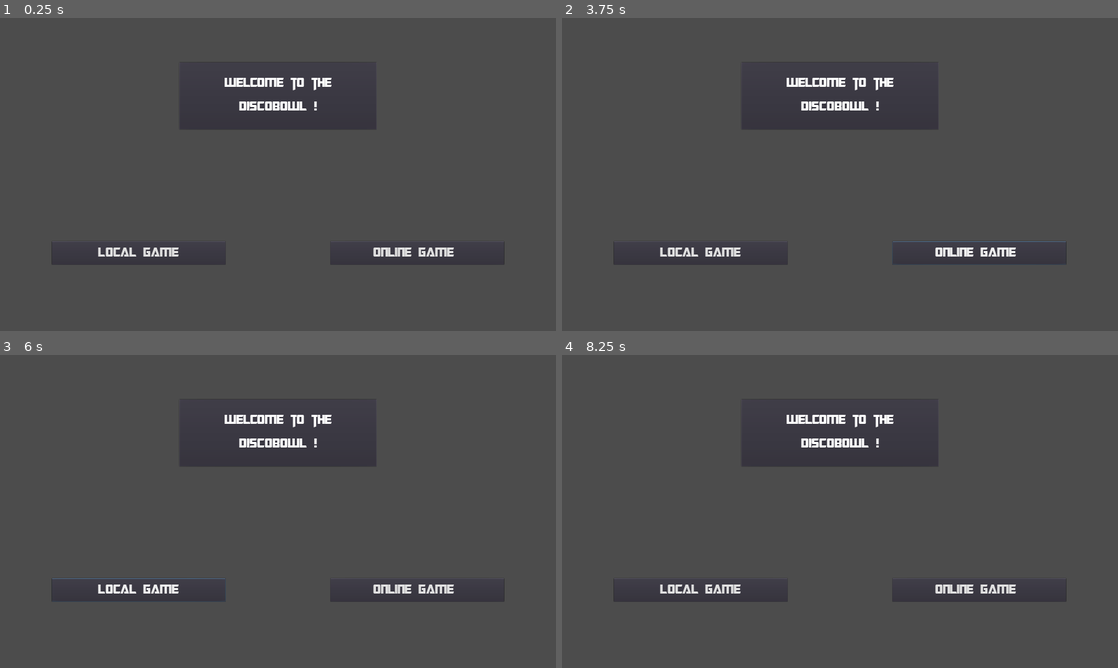
Above: before the commit, frames 1-4 (two rows, left to right).
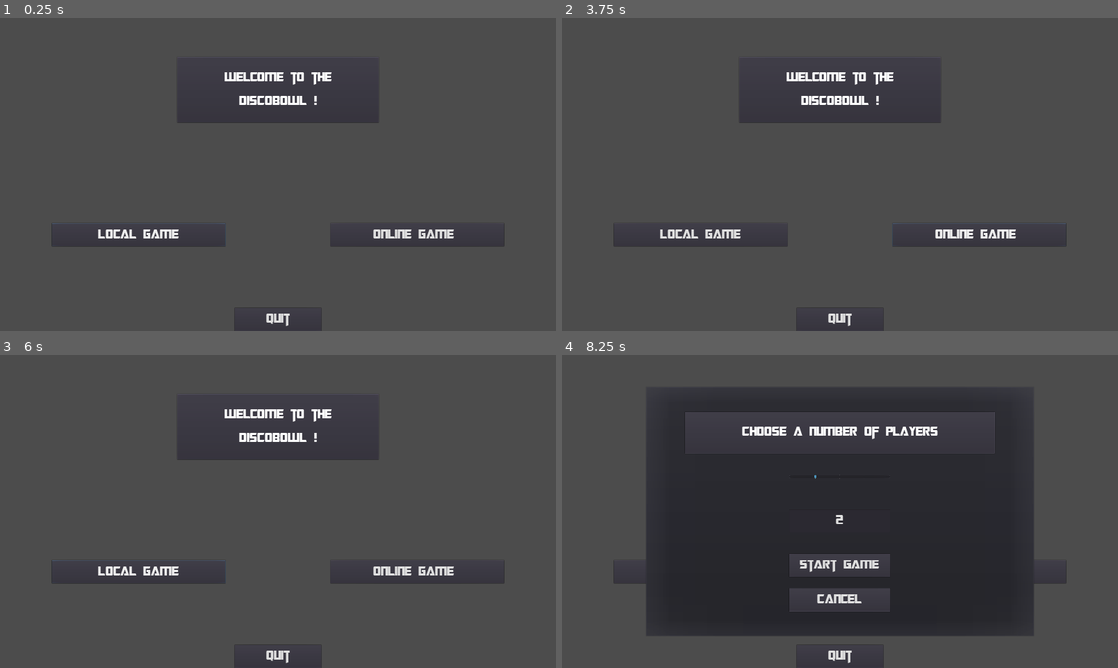
Above: after the commit, the same moments.

Repository: Reituag/DiscoBowl
Game: Godot game, scene res://Sources/UI/Menus/MainMenu.tscn
Same seed, same stepped clock (60 frames per second), same inputs: the game is played once before the commit and once after it.
Inputs (mouse positions are in pixels of both pictures, inside the frame that each line leads up to):
- Up to frame 1 (0.25 s): no input
- Up to frame 2 (3.75 s): click "Local Game" at 0.5 s; click "Start Game" at 1.25 s; click "Start" at 2 s; click "Online Game" at 2.75 s; click "OK" at 3.5 s
- Up to frame 3 (6 s): move the mouse to (400, 495) at 4.27 s; hold Right (ui_right) 4.28-5.03 s; tap Backspace at 4.35 s; click (400, 495) at 4.42 s; move the mouse to (166, 527) at 5.02 s; hold Down 5.03-5.78 s; tap Z at 5.1 s; move the mouse to (333, 442) at 5.77 s; hold Right (ui_right) from 5.78 s (still down); tap Q at 5.85 s
- Up to frame 4 (8.25 s): tap Enter (ui_accept) at 6.5, 6.77, 8 s; move the mouse to (812, 574) at 6.52 s; release Right (ui_right) at 6.53 s; hold Up 6.53-7.25 s; tap Space at 6.6 s; click (812, 574) at 6.67 s; click "Start" at 7.25 s; move the mouse to (1006, 558) at 8.02 s; hold Left (ui_left) from 8.03 s (still down); tap Backspace at 8.1 s

The runs differ from the first frame. In frame 1, 2.5% of the frame differs, in the area x 9-91%, y 17-100%; in frame 2, 2.4%; in frame 3, 2.4%; in frame 4, 40%, in the area x 9-91%, y 11-100%.

Commit message:
Quit button addition on main menu
+ focus management on main menu

Diff:
--- a/Project/Sources/UI/Menus/MainMenu.gd
+++ b/Project/Sources/UI/Menus/MainMenu.gd
@@ -19,6 +19,9 @@
 	nbLocalPlayerSlider.tick_count = Global.max_local_players
 	for i in range(1,Global.max_local_players+1):
 		ok_str += String(i) + "_"
+
+	# Set focus to allow joypad management
+	$VBoxContainer/HBoxContainer/ButtonLocal.grab_focus()
 
 ## Specific methods ##
 func _create_local_game():
@@ -49,6 +52,8 @@
 func _on_LocalStart_pressed():
 	_create_local_game()
 
-
 func _on_ButtonOnline_pressed():
 	onlinePopup.popup()
+
+func _on_QuitButton_pressed():
+	get_tree().quit()
--- a/Project/Sources/UI/Menus/MainMenu.tscn
+++ b/Project/Sources/UI/Menus/MainMenu.tscn
@@ -19,33 +19,26 @@
 }
 
 [node name="PanelContainer" type="PanelContainer" parent="VBoxContainer"]
-margin_left = 616.0
-margin_top = 155.0
-margin_right = 1304.0
-margin_bottom = 383.0
-grow_horizontal = 2
-grow_vertical = 2
-size_flags_horizontal = 6
-size_flags_vertical = 6
-__meta__ = {
-"_edit_use_anchors_": false
-}
-
-[node name="MarginContainer" type="MarginContainer" parent="VBoxContainer/PanelContainer"]
-margin_left = 7.0
-margin_top = 7.0
-margin_right = 681.0
-margin_bottom = 221.0
-custom_constants/margin_right = 150
-custom_constants/margin_top = 50
-custom_constants/margin_left = 150
-custom_constants/margin_bottom = 50
-
-[node name="Label" type="Label" parent="VBoxContainer/PanelContainer/MarginContainer"]
-margin_left = 150.0
-margin_top = 50.0
-margin_right = 524.0
-margin_bottom = 164.0
+margin_left = 610.0
+margin_top = 133.0
+margin_right = 1310.0
+margin_bottom = 363.0
+grow_horizontal = 2
+grow_vertical = 2
+rect_min_size = Vector2( 700, 230 )
+size_flags_horizontal = 6
+size_flags_vertical = 6
+__meta__ = {
+"_edit_use_anchors_": false
+}
+
+[node name="Label" type="Label" parent="VBoxContainer/PanelContainer"]
+margin_left = 160.0
+margin_top = 57.0
+margin_right = 540.0
+margin_bottom = 172.0
+rect_min_size = Vector2( 380, 115 )
+size_flags_horizontal = 4
 theme = ExtResource( 1 )
 text = "Welcome to the
 
@@ -54,9 +47,9 @@
 valign = 1
 
 [node name="HBoxContainer" type="HBoxContainer" parent="VBoxContainer"]
-margin_top = 771.0
+margin_top = 708.0
 margin_right = 1920.0
-margin_bottom = 851.0
+margin_bottom = 788.0
 size_flags_horizontal = 7
 size_flags_vertical = 6
 alignment = 1
@@ -71,6 +64,10 @@
 grow_horizontal = 2
 grow_vertical = 2
 rect_min_size = Vector2( 600, 80 )
+focus_neighbour_right = NodePath("../ButtonOnline")
+focus_neighbour_bottom = NodePath("../../QuitButton")
+focus_next = NodePath("../ButtonOnline")
+focus_previous = NodePath("../../QuitButton")
 size_flags_horizontal = 6
 size_flags_vertical = 6
 theme = ExtResource( 1 )
@@ -86,6 +83,10 @@
 grow_horizontal = 2
 grow_vertical = 2
 rect_min_size = Vector2( 600, 80 )
+focus_neighbour_left = NodePath("../ButtonLocal")
+focus_neighbour_bottom = NodePath("../../QuitButton")
+focus_next = NodePath("../../QuitButton")
+focus_previous = NodePath("../ButtonLocal")
 size_flags_horizontal = 6
 size_flags_vertical = 6
 theme = ExtResource( 1 )
@@ -93,6 +94,21 @@
 __meta__ = {
 "_edit_use_anchors_": false
 }
+
+[node name="QuitButton" type="Button" parent="VBoxContainer"]
+margin_left = 810.0
+margin_top = 1000.0
+margin_right = 1110.0
+margin_bottom = 1080.0
+rect_min_size = Vector2( 300, 80 )
+focus_neighbour_left = NodePath("../HBoxContainer/ButtonLocal")
+focus_neighbour_right = NodePath("../HBoxContainer/ButtonOnline")
+focus_next = NodePath("../HBoxContainer/ButtonLocal")
+focus_previous = NodePath("../HBoxContainer/ButtonOnline")
+size_flags_horizontal = 6
+size_flags_vertical = 4
+theme = ExtResource( 1 )
+text = "Quit"
 
 [node name="PopupLocal" type="PopupDialog" parent="."]
 anchor_left = 0.15
@@ -200,6 +216,7 @@
 
 [connection signal="pressed" from="VBoxContainer/HBoxContainer/ButtonLocal" to="." method="_on_ButtonLocal_pressed"]
 [connection signal="pressed" from="VBoxContainer/HBoxContainer/ButtonOnline" to="." method="_on_ButtonOnline_pressed"]
+[connection signal="pressed" from="VBoxContainer/QuitButton" to="." method="_on_QuitButton_pressed"]
 [connection signal="value_changed" from="PopupLocal/VBoxContainer/LocalSlider" to="." method="_on_HSlider_value_changed"]
 [connection signal="text_changed" from="PopupLocal/VBoxContainer/LocalNbPlayers" to="." method="_on_LineEdit_text_changed"]
 [connection signal="pressed" from="PopupLocal/VBoxContainer/LocalStart" to="." method="_on_LocalStart_pressed"]
